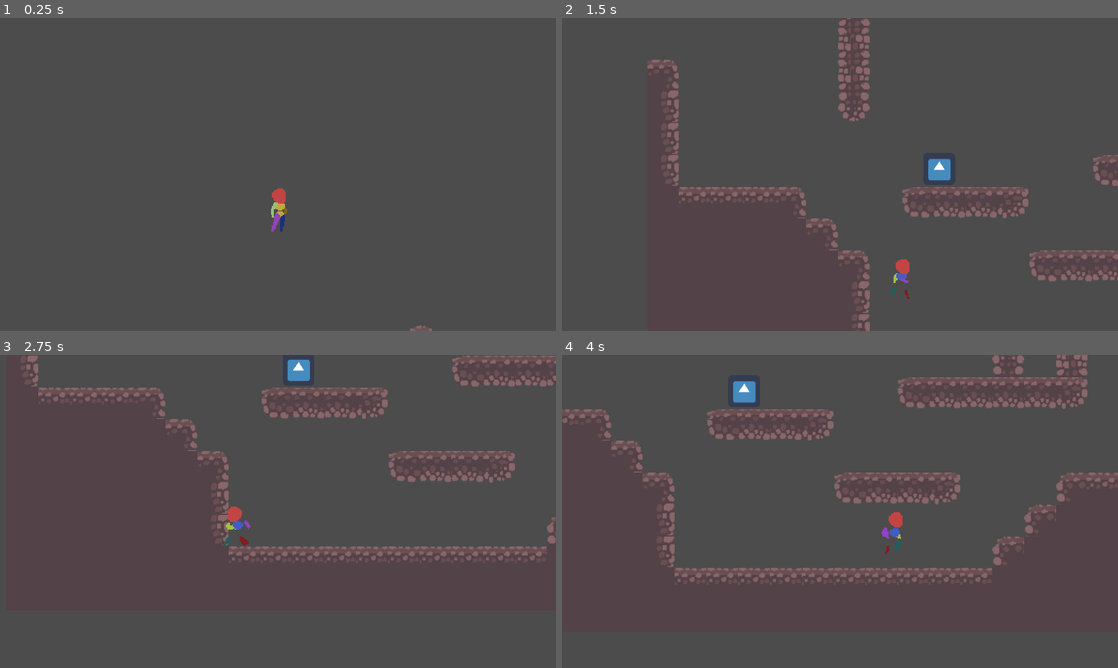
Above: before the commit, frames 1-4 (two rows, left to right).
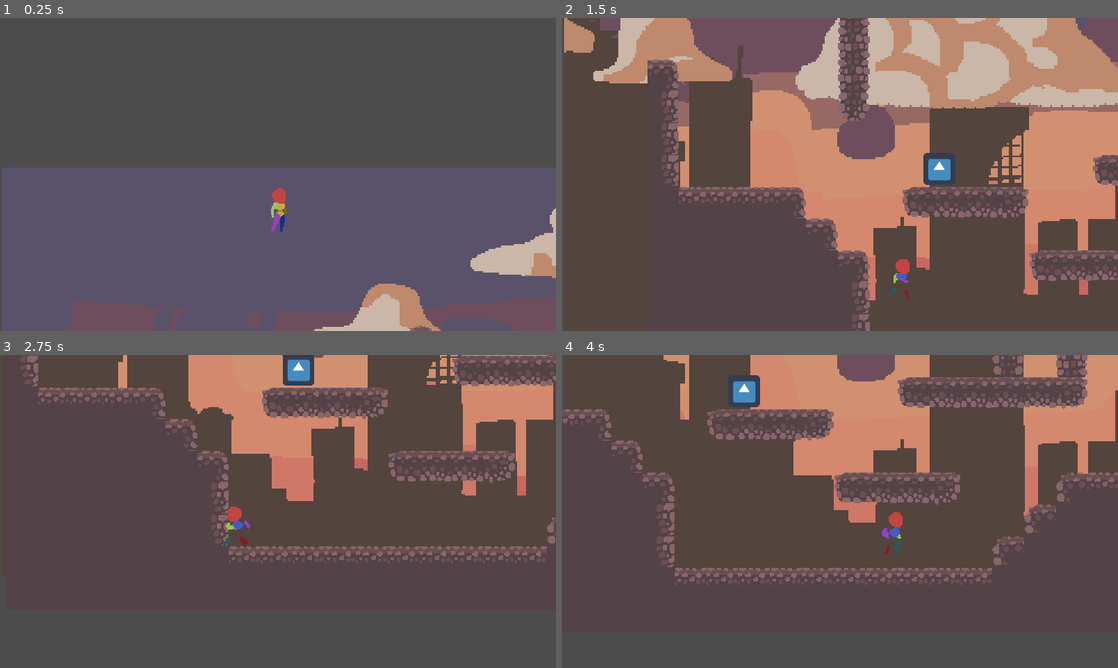
Above: after the commit, the same moments.

Repository: Khaleer/Godot_platformer_leveldesign
Game: Godot game, scene res://main.tscn
Two runs of this game, one before a commit and one after it. Both use one fixed random seed, a clock stepped at 60 frames per second and the inputs below. The engine's default icon, where the game draws it, is replaced by a stand-in: a white triangle on a blue panel in a dark square.
Inputs (mouse positions are in pixels of both pictures, inside the frame that each line leads up to):
- Up to frame 1 (0.25 s): no input
- Up to frame 2 (1.5 s): move the mouse to (962, 158) at 0.52 s; hold E (Interaction) 0.53-1.28 s; hold D (right) from 0.53 s (still down); click (962, 158) at 0.67 s; tap W (jump) at 0.77 s; move the mouse to (984, 230) at 1.27 s; tap E (Interaction) at 1.35 s; click (984, 230) at 1.42 s
- Up to frame 3 (2.75 s): tap W (jump) at 1.52 s; move the mouse to (333, 442) at 2.02 s; release D (right) at 2.03 s; hold A (left) from 2.03 s (still down); hold E (Interaction) from 2.03 s (still down)
- Up to frame 4 (4 s): move the mouse to (812, 574) at 2.77 s; release A (left) at 2.78 s; release E (Interaction) at 2.78 s; hold D (right) from 2.78 s (still down); tap E (Interaction) at 2.85 s; click (812, 574) at 2.92 s; tap W (jump) at 3.02, 3.77 s; move the mouse to (1006, 558) at 3.52 s; hold E (Interaction) from 3.53 s (still down)

The runs differ from the first frame. In frame 1, 52% of the frame differs, in the area x 0-100%, y 47-100%; in frame 2, 41%; in frame 3, 11%; in frame 4, 14%.

Commit message:
adding_paralax_bckgr_part_1

Diff:
--- a/New Game Project/chest.tscn
+++ b/New Game Project/entities/chest.tscn
@@ -1,7 +1,7 @@
 [gd_scene load_steps=4 format=2]
 
 [ext_resource path="res://icon.png" type="Texture" id=1]
-[ext_resource path="res://chest.gd" type="Script" id=2]
+[ext_resource path="res://entities/chest.gd" type="Script" id=2]
 
 [sub_resource type="RectangleShape2D" id=1]
 extents = Vector2( 24, 16 )
--- a/New Game Project/main.tscn
+++ b/New Game Project/main.tscn
@@ -1,10 +1,37 @@
-[gd_scene load_steps=4 format=2]
+[gd_scene load_steps=7 format=2]
 
-[ext_resource path="res://tilemap.tscn" type="PackedScene" id=1]
-[ext_resource path="res://player.tscn" type="PackedScene" id=2]
-[ext_resource path="res://chest.tscn" type="PackedScene" id=3]
+[ext_resource path="res://world/tilemap.tscn" type="PackedScene" id=1]
+[ext_resource path="res://player/player.tscn" type="PackedScene" id=2]
+[ext_resource path="res://entities/chest.tscn" type="PackedScene" id=3]
+[ext_resource path="res://world/background/paralax_0.png" type="Texture" id=4]
+[ext_resource path="res://world/background/paralax_1.png" type="Texture" id=5]
+[ext_resource path="res://world/background/paralax_2.png" type="Texture" id=6]
 
 [node name="World" type="Node2D"]
+
+[node name="ParallaxBackground" type="ParallaxBackground" parent="."]
+scroll_base_scale = Vector2( 0, 1 )
+
+[node name="ParallaxLayer" type="ParallaxLayer" parent="ParallaxBackground"]
+
+[node name="Sprite" type="Sprite" parent="ParallaxBackground/ParallaxLayer"]
+position = Vector2( 512, 288 )
+scale = Vector2( 1.82063, 1.82063 )
+texture = ExtResource( 4 )
+
+[node name="ParallaxLayer2" type="ParallaxLayer" parent="ParallaxBackground"]
+
+[node name="Sprite" type="Sprite" parent="ParallaxBackground/ParallaxLayer2"]
+position = Vector2( 512, 288 )
+scale = Vector2( 1.82063, 1.82063 )
+texture = ExtResource( 5 )
+
+[node name="ParallaxLayer3" type="ParallaxLayer" parent="ParallaxBackground"]
+
+[node name="Sprite" type="Sprite" parent="ParallaxBackground/ParallaxLayer3"]
+position = Vector2( 512, 288 )
+scale = Vector2( 1.82063, 1.82063 )
+texture = ExtResource( 6 )
 
 [node name="TILEMAP" parent="." instance=ExtResource( 1 )]
 
--- a/New Game Project/player.tscn
+++ b/New Game Project/player/player.tscn
@@ -1,7 +1,7 @@
 [gd_scene load_steps=13 format=2]
 
-[ext_resource path="res://anim.png" type="Texture" id=1]
-[ext_resource path="res://player.gd" type="Script" id=2]
+[ext_resource path="res://player/anim.png" type="Texture" id=1]
+[ext_resource path="res://player/player.gd" type="Script" id=2]
 
 [sub_resource type="AtlasTexture" id=2]
 atlas = ExtResource( 1 )
--- a/New Game Project/tilemap.tscn
+++ b/New Game Project/world/tilemap.tscn
@@ -1,6 +1,6 @@
 [gd_scene load_steps=18 format=2]
 
-[ext_resource path="res://tileset.png" type="Texture" id=1]
+[ext_resource path="res://world/tileset.png" type="Texture" id=1]
 
 [sub_resource type="ConvexPolygonShape2D" id=1]
 points = PoolVector2Array( 0, 0, 32, 0, 32, 32, 0, 32 )
Renamed: New Game Project/chest.gd -> New Game Project/entities/chest.gd
Renamed: New Game Project/anim.png -> New Game Project/player/anim.png
Not shown, changed: New Game Project/player/anim.png.import
Renamed: New Game Project/player.gd -> New Game Project/player/player.gd
Renamed: New Game Project/TileMap.gd -> New Game Project/world/TileMap.gd
Binary file added: New Game Project/world/background/paralax_0.png
Not shown, added: New Game Project/world/background/paralax_0.png.import
Binary file added: New Game Project/world/background/paralax_1.png
Not shown, added: New Game Project/world/background/paralax_1.png.import
Binary file added: New Game Project/world/background/paralax_2.png
Not shown, added: New Game Project/world/background/paralax_2.png.import
Renamed: New Game Project/tileset.png -> New Game Project/world/tileset.png
(and 2 more such lines)
